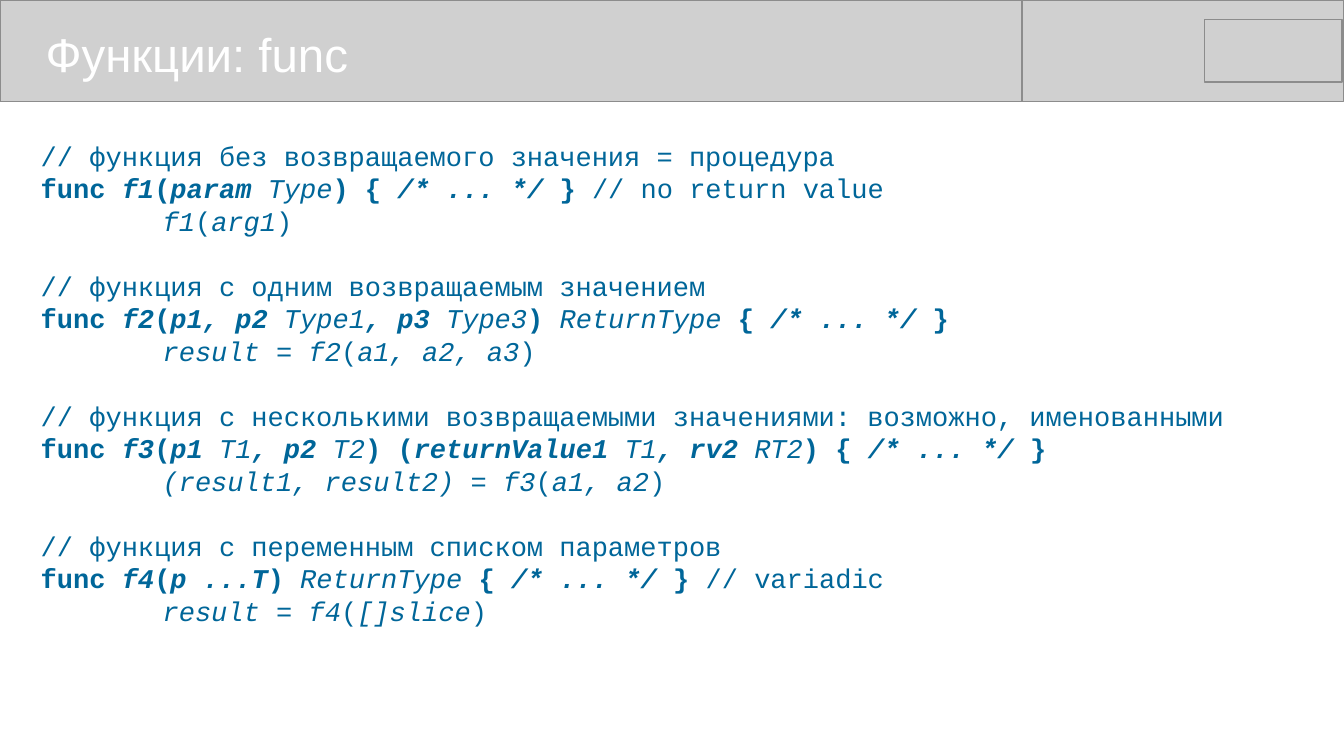
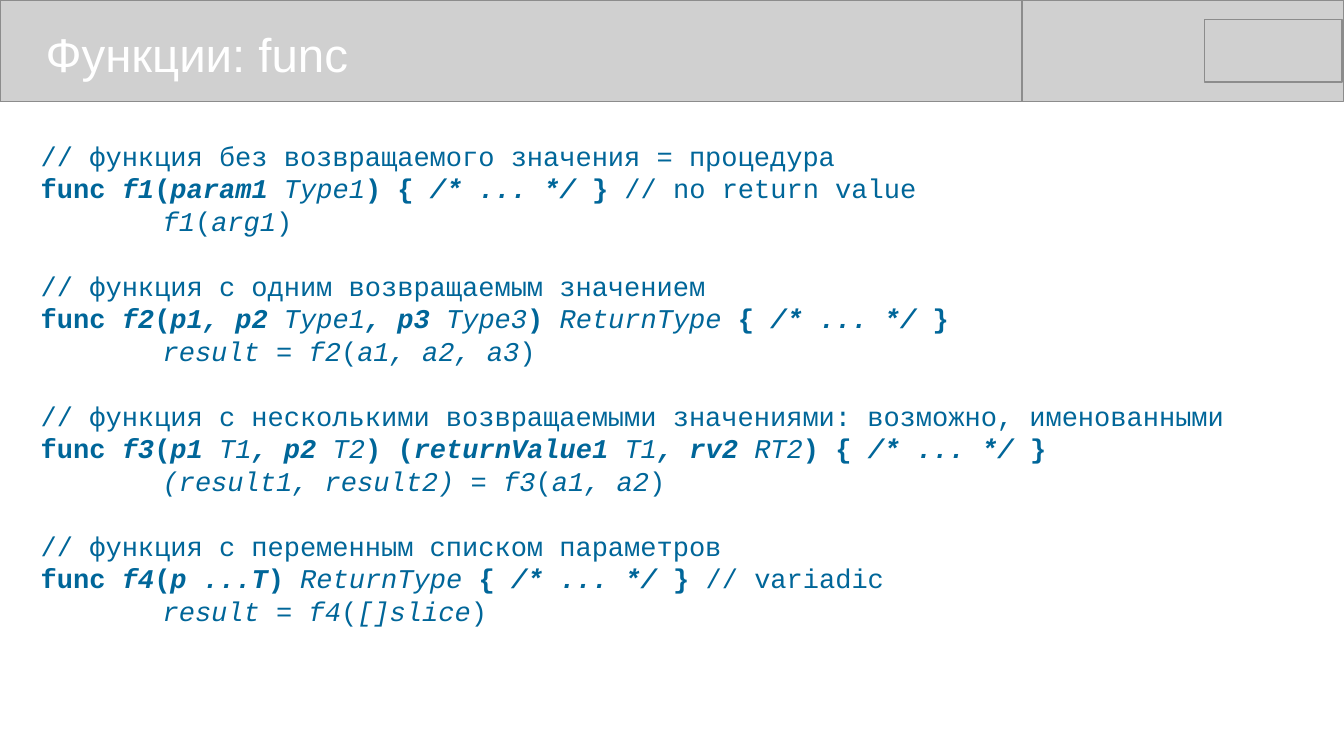
Before and after one commit to mike-shock/Go_language, a slide deck: slide 25 of Go_Review.odp. Drawn at 1344x756 pixels with LibreOffice and Linux fonts; fonts in the diff are those of the drawing; grey boxes stand for pictures. Boxes give left, top, right and bottom in pixels: in the first picture for what was removed or moved away, otherwise in the second. Text is boxed around its words. In the diff, an @@ line names an element or a change of style, - is before the commit and + after.

```diff
--- a/Go_Review.odp
+++ b/Go_Review.odp
@@ text at (41, 179, 916, 204): text changed @@
-func f1(param Type) { /* ... */ } // no return value
+func f1(param1 Type1) { /* ... */ } // no return value
```
Also in this commit, not shown: 13 other slides changed, 2 slides added, 2 other files.
